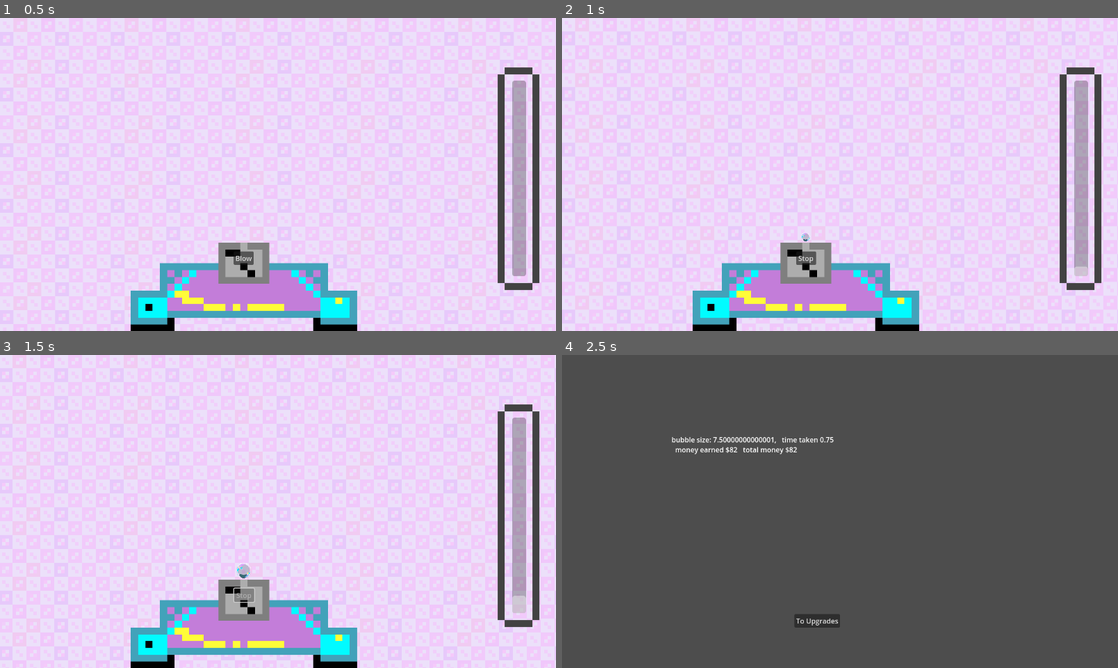
Above: before the commit, frames 1-4 (two rows, left to right).
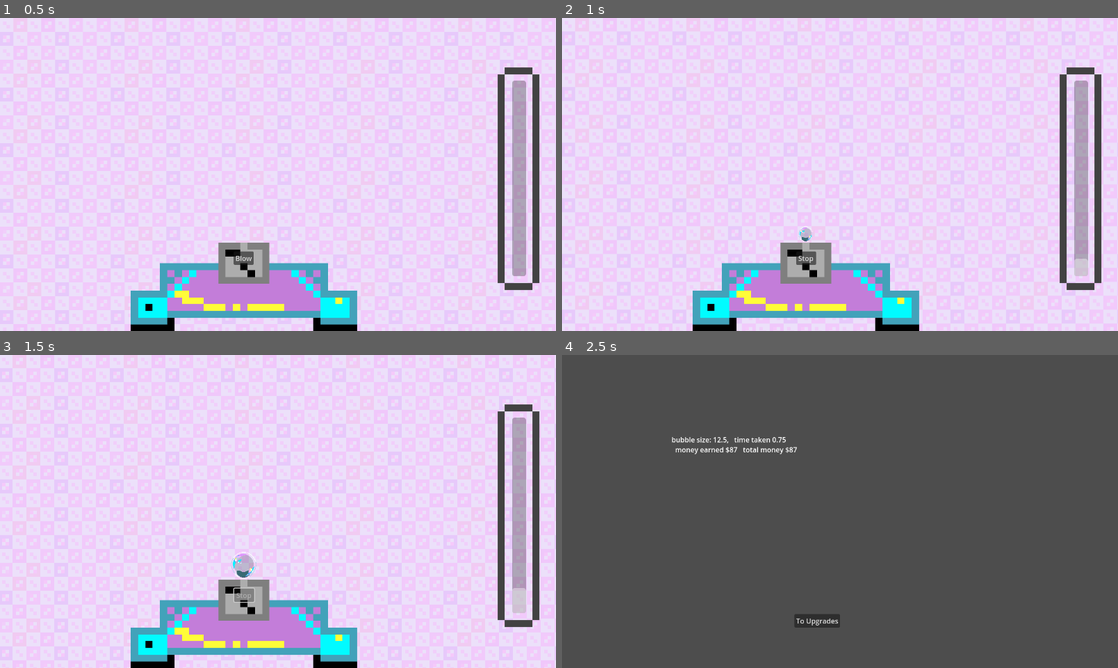
Above: after the commit, the same moments.

Repository: Topech/gamejam2025
Game: Godot game, scene res://round.tscn
Same seed, same stepped clock (60 frames per second), same inputs: the game is played once before the commit and once after it. This scene is started directly instead of the project's main scene. The engine's default icon, where the game draws it, is replaced by a stand-in: a white triangle on a blue panel in a dark square. Sound files missing from this copy of the repository are replaced by a short silence.
Inputs (mouse positions are in pixels of both pictures, inside the frame that each line leads up to):
- Up to frame 1 (0.5 s): no input
- Up to frame 2 (1 s): click "Blow" at 0.5 s
- Up to frame 3 (1.5 s): click "Stop" at 1.25 s
- Up to frame 4 (2.5 s): tap Enter at 2 s; move the mouse to (962, 495) at 2.02 s

Frame 1 is identical in both runs. In frame 2, 0.1% of the frame differs, in the area x 42-95%, y 66-80%; in frame 3, 0.3%, in the area x 41-95%, y 62-78%; in frame 4, 0.2%.

Commit message:
chosen water and algo

Diff:
--- a/global.gd
+++ b/global.gd
@@ -4,19 +4,27 @@
 @export var round_metrics: MetricStruct = null
 @export var soap_level: int = 1 # Initialise at level 1
 @export var unlocked_water: Array = ["swamp"] # Unlocked water array
+@export var chosen_water: String = unlocked_water[0]
 
 
 func add_money(amount: int) -> void:
 	player_money += amount
 
+
+
 func add_soap() -> void:
 	soap_level += 1
+
+
 
 func add_water(added_water: String) -> void:
 	unlocked_water.append(added_water)
 
+
+
 func reset_money() -> void:
 	player_money = 0
+
 
 
 func spend_money(amount: int) -> bool:
--- a/round.gd
+++ b/round.gd
@@ -30,6 +30,7 @@
 
 	$BubbleGrowthProgressBar.max_value = max_growth
 
+	$BubbleBlower.max_seconds = 5 + Global.soap_level
 	BgmPlayer.play_song_dont_pop()
 
 
@@ -38,11 +39,20 @@
 	if is_growing:
 		growth_time_elapsed += delta
 
-		#var growth_percent = $BubbleBlower.linear_growth(growth_time_elapsed)
-		#var growth_percent = $BubbleBlower.expo_growth(growth_time_elapsed)
-		#var growth_percent = $BubbleBlower.hybrid_linear_expo_growth(growth_time_elapsed)
-		#var growth_percent = random_growth_manager.random_growth(growth_time_elapsed)
-		var growth_percent = random_hybrid_growth_fn.call(growth_time_elapsed)
+		var growth_percent: float
+		match Global.chosen_water:
+			"atomic":
+				growth_percent = random_growth_manager.random_growth(growth_time_elapsed)
+			"holy(real)":
+				growth_percent = random_hybrid_growth_fn.call(growth_time_elapsed)
+			"holy":
+				growth_percent = $BubbleBlower.hybrid_linear_expo_growth(growth_time_elapsed)
+			"mineral":
+				growth_percent = $BubbleBlower.expo_growth(growth_time_elapsed)
+			"swamp":
+				growth_percent = $BubbleBlower.linear_growth(growth_time_elapsed)
+
+
 
 		all_growth = growth_percent * max_growth
 		$Bubble.grow(all_growth)
